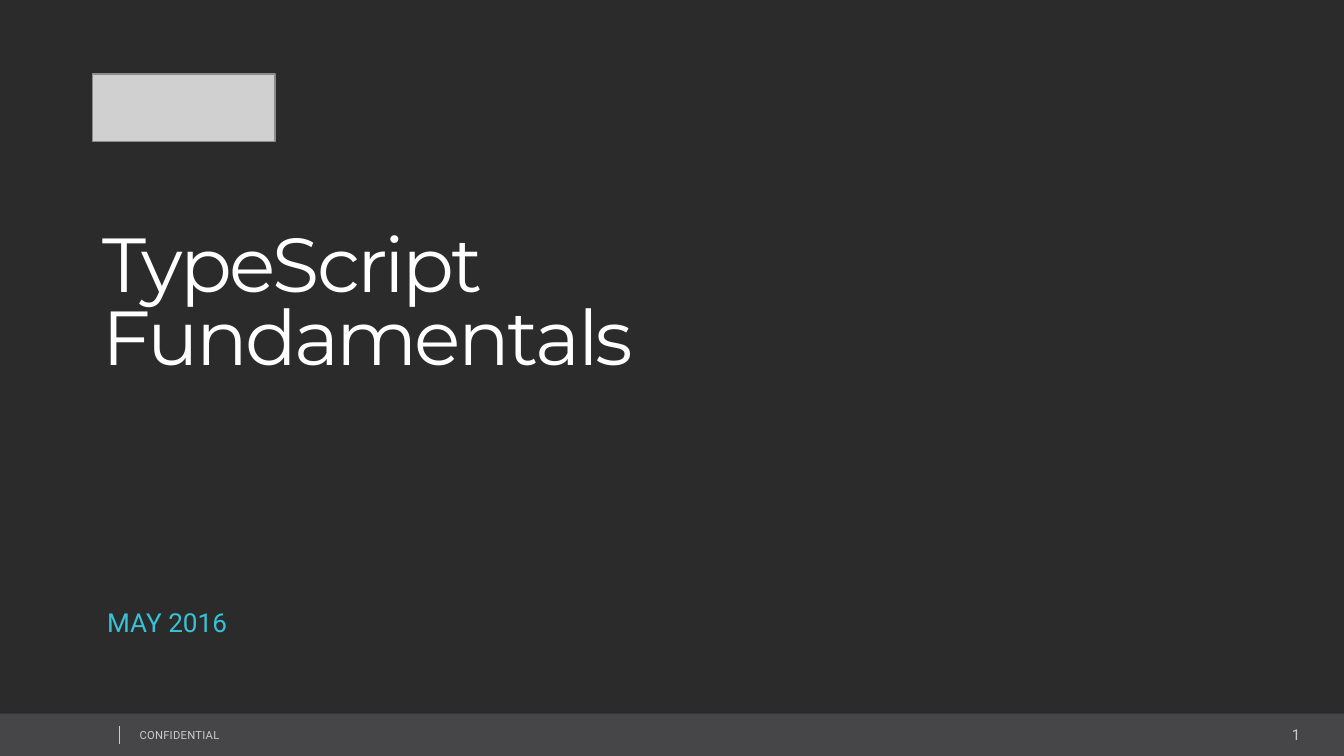
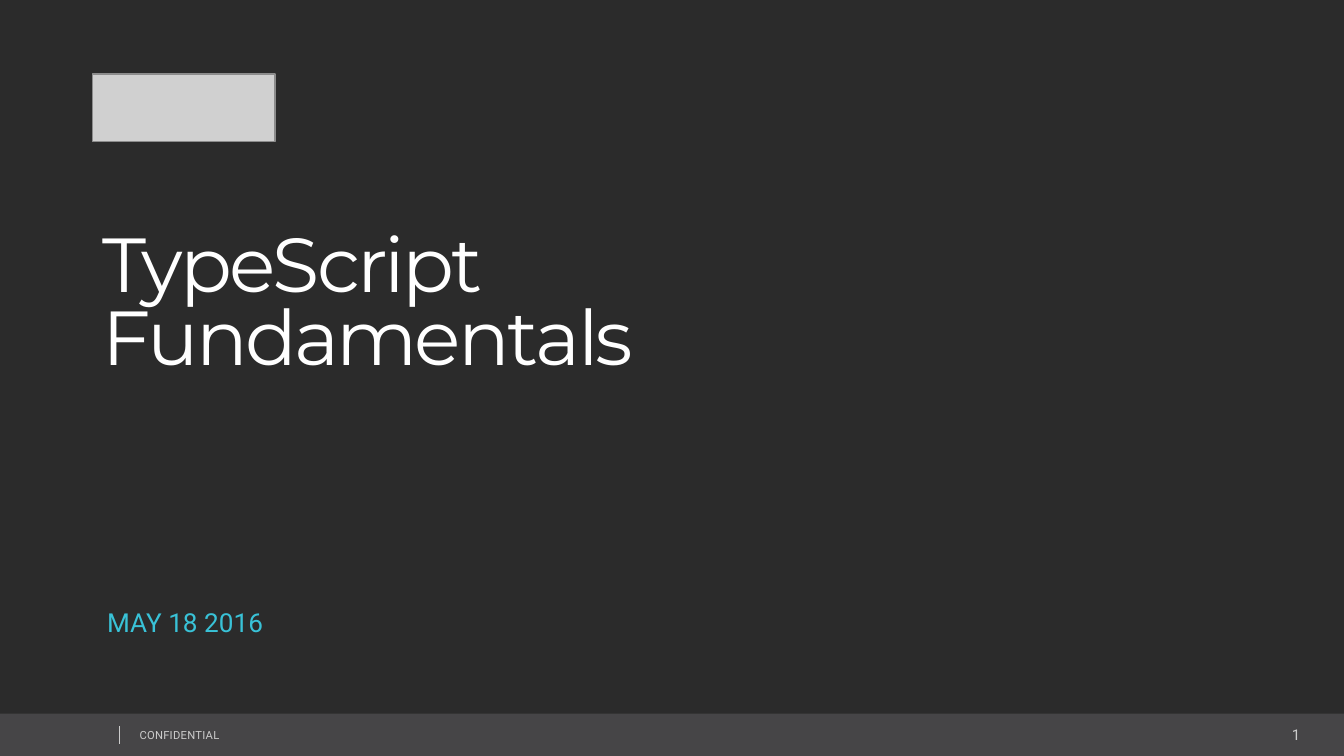
Before and after one commit to IvanPetkovPetkov/TypeScript-Template, a slide deck: slide 1 of EPAM_TypeScriptFundamentals.pptx. Drawn at 1344x756 pixels with LibreOffice and Linux fonts; fonts in the diff are those of the drawing; grey boxes stand for pictures; background and template pictures are left out; a plain dark background stands for a picture behind light text. Boxes give left, top, right and bottom in pixels: in the first picture for what was removed or moved away, otherwise in the second. Text is boxed around its words. In the diff, an @@ line names an element or a change of style, - is before the commit and + after.

```diff
--- a/EPAM_TypeScriptFundamentals.pptx
+++ b/EPAM_TypeScriptFundamentals.pptx
@@ text at (107,613,263,632): text changed @@
-MAY 2016
+MAY 18 2016
```
Also in this commit, not shown: 2 other slides changed, 2 slides added, 38 other files.
